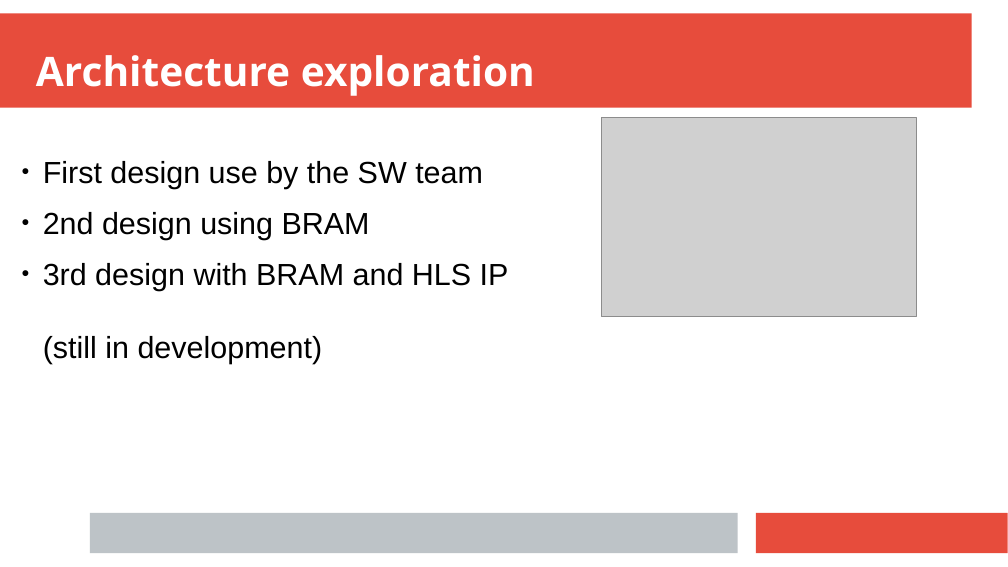
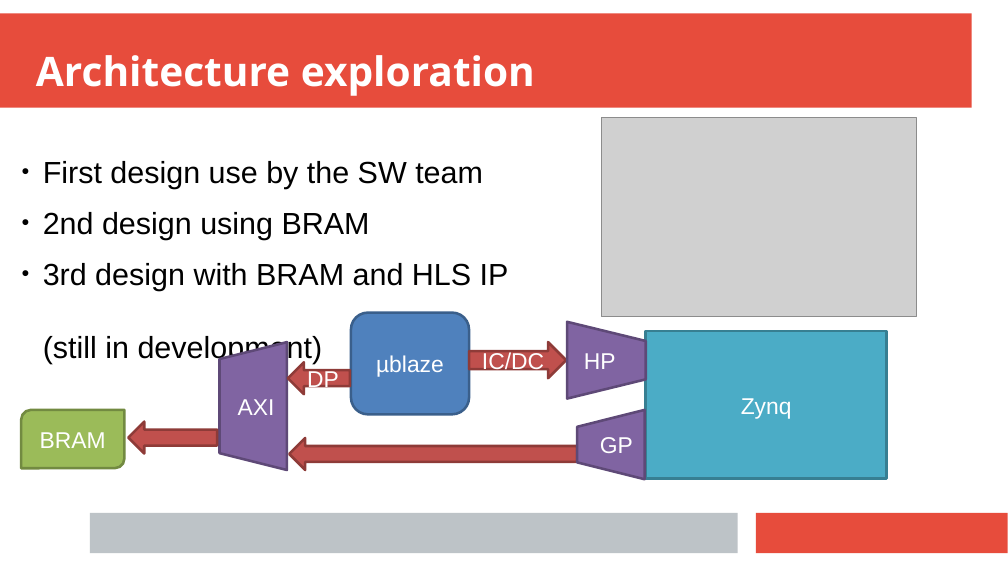
Before and after one commit to anisghaoui/A2, a slide deck: slide 1 of presentation_finale/prensent_A2_forcioli.pptx. Drawn at 1008x567 pixels with LibreOffice and Linux fonts; fonts in the diff are those of the drawing; grey boxes stand for pictures. Boxes give left, top, right and bottom in pixels: in the first picture for what was removed or moved away, otherwise in the second. Text is boxed around its words. In the diff, an @@ line names an element or a change of style, - is before the commit and + after.

```diff
--- a/presentation_finale/prensent_A2_forcioli.pptx
+++ b/presentation_finale/prensent_A2_forcioli.pptx
@@ rounded rectangle added at bbox=[351, 313, 469, 414], fill #4F81BD, outline #3A5F8C 2 pt, 18 pt, text #FFFFFF @@
+µblaze
@@ trapezoid added at bbox=[567, 322, 646, 399], fill #8064A2, outline #5F4A78 2 pt, 18 pt, text #FFFFFF @@
+HP
@@ trapezoid added at bbox=[220, 342, 287, 470], fill #8064A2, outline #5F4A78 2 pt, 18 pt, text #FFFFFF @@
+AXI
@@ right arrow added at bbox=[469, 342, 566, 379], fill #C0504D, outline #8E3B39 2 pt, 18 pt, text #FFFFFF @@
+IC/DC
@@ rectangle added at bbox=[646, 331, 887, 479], fill #4BACC6, outline #377F92 2 pt, 18 pt, text #FFFFFF @@
+Zynq
@@ right arrow added at bbox=[288, 362, 350, 394], fill #C0504D, outline #8E3B39 2 pt, 18 pt, text #FFFFFF @@
+DP
@@ round diag rect added at bbox=[21, 410, 124, 468], fill #9BBB59, outline #738A42 2 pt, 18 pt, text #FFFFFF @@
+BRAM
@@ trapezoid added at bbox=[577, 410, 645, 479], fill #8064A2, outline #5F4A78 2 pt, 18 pt, text #FFFFFF @@
+GP
@@ right arrow added at bbox=[128, 422, 217, 454], fill #C0504D, outline #8E3B39 2 pt @@
@@ right arrow added at bbox=[289, 438, 577, 470], fill #C0504D, outline #8E3B39 2 pt @@
```
Also in this commit, not shown: 1 other slide changed, 54 other files.
